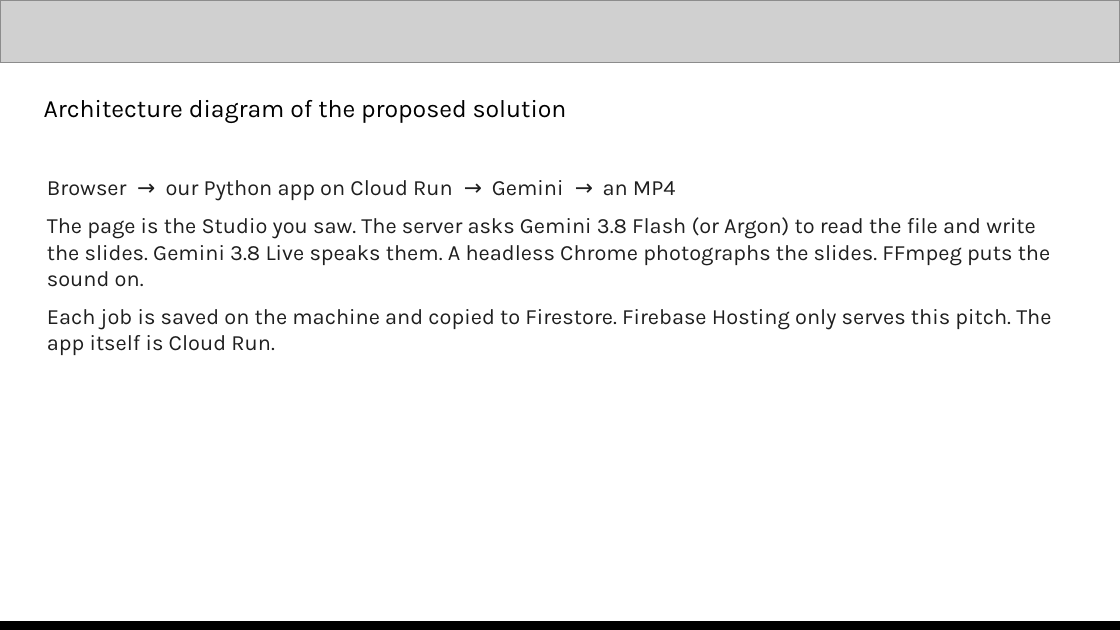
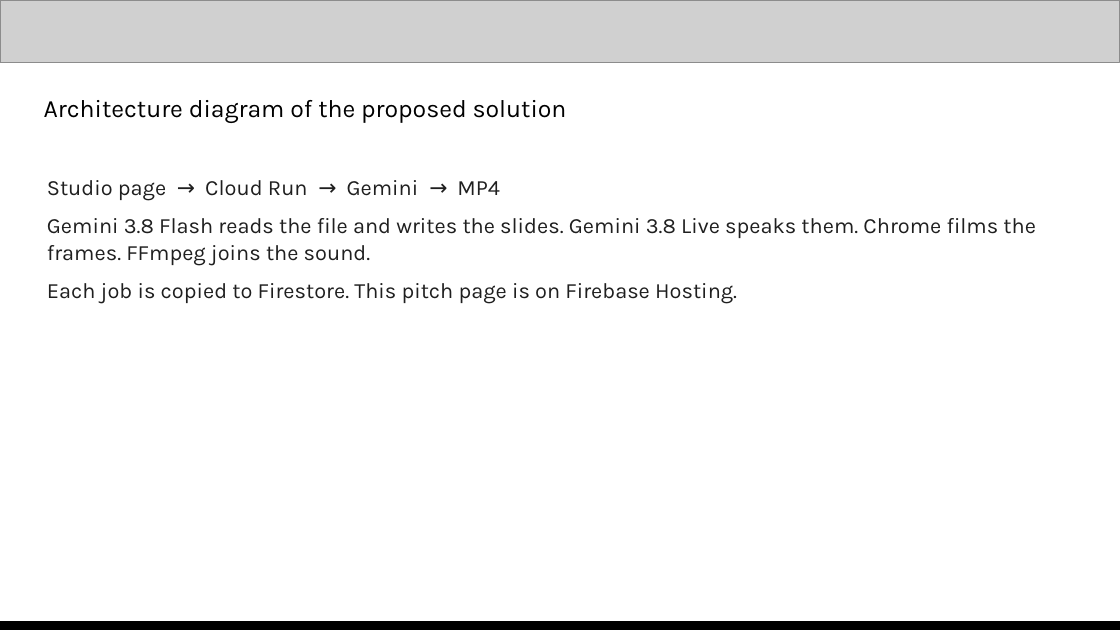
Before and after one commit to saitej123/Gemini-Multimodal-Studio, a slide deck: slide 8 of Template/Out/Multimodal Studio - AI Builder Cup.pptx. Drawn at 1120x630 pixels with LibreOffice and Linux fonts; fonts in the diff are those of the drawing; grey boxes stand for pictures. Boxes give left, top, right and bottom in pixels: in the first picture for what was removed or moved away, otherwise in the second. Text is boxed around its words. In the diff, an @@ line names an element or a change of style, - is before the commit and + after.

Commit message:
Tighten the deck so each slide answers its question.

```diff
--- a/Template/Out/Multimodal Studio - AI Builder Cup.pptx
+++ b/Template/Out/Multimodal Studio - AI Builder Cup.pptx
@@ text at (x1=47, y1=180, x2=1036, y2=304): text changed @@
-Browser → our Python app on Cloud Run → Gemini → an MP4
-The page is the Studio you saw. The server asks Gemini 3.8 Flash (or Argon) to read the file and write the slides. Gemini 3.8 Live speaks them. A headless Chrome photographs the slides. FFmpeg puts the sound on.
-Each job is saved on the machine and copied to Firestore. Firebase Hosting only serves this pitch. The app itself is Cloud Run.
+Studio page → Cloud Run → Gemini → MP4
+Gemini 3.8 Flash reads the file and writes the slides. Gemini 3.8 Live speaks them. Chrome films the frames. FFmpeg joins the sound.
+Each job is copied to Firestore. This pitch page is on Firebase Hosting.
```
Also in this commit, not shown: 12 other slides changed, 2 other files.
